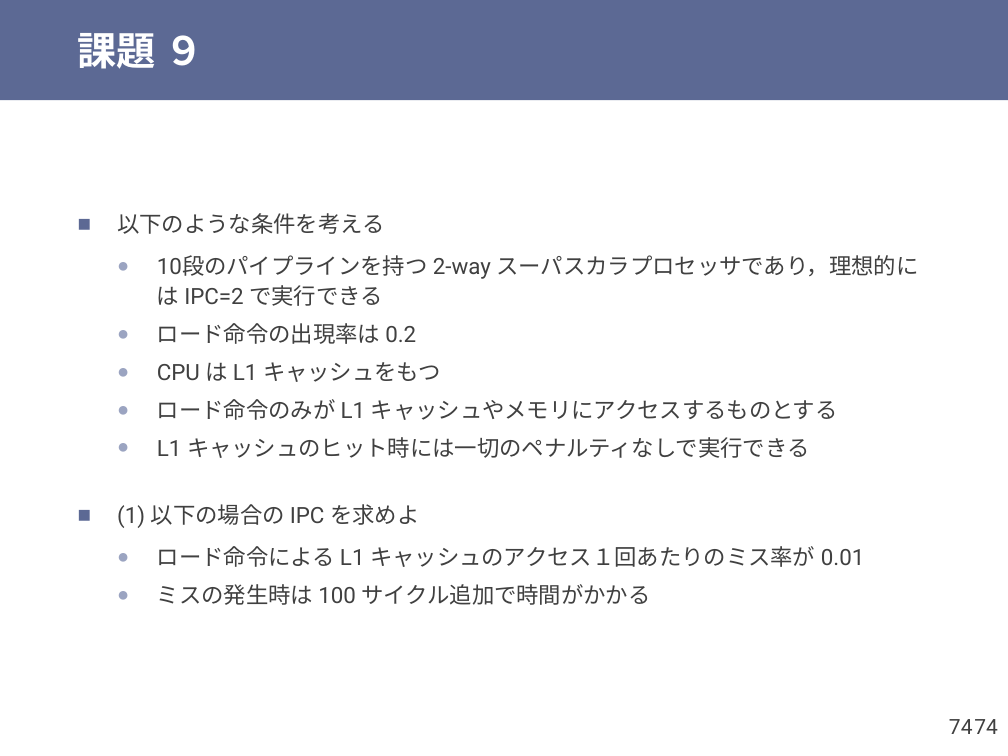
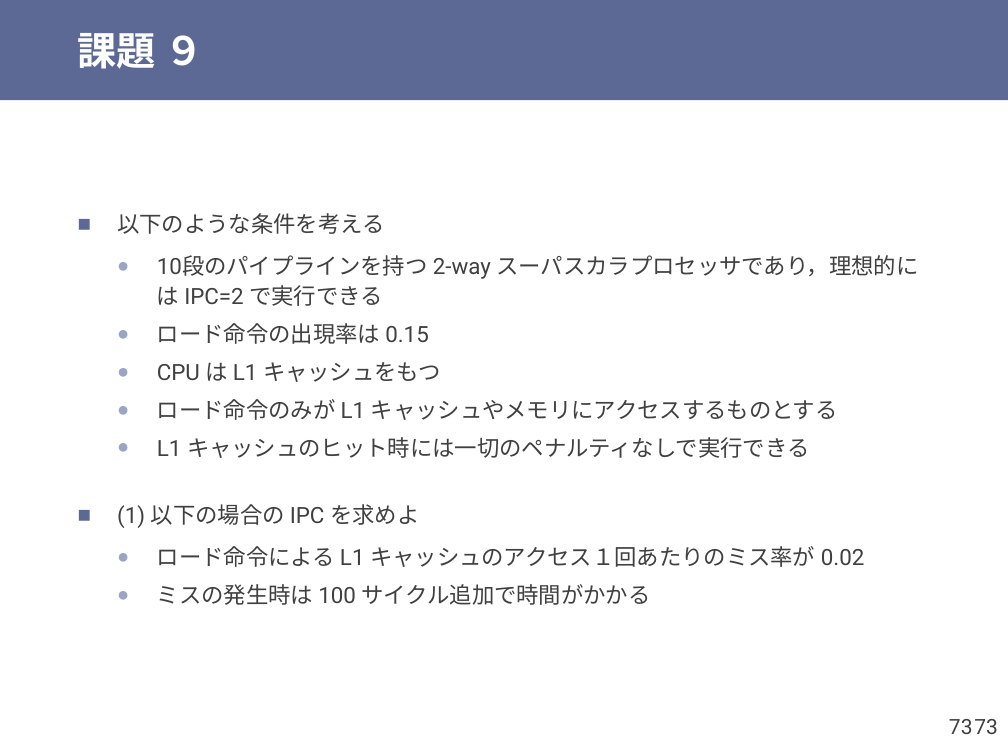
Before and after one commit to shioyadan/otya-computer-architecture-i, a slide deck: slide 73 of cai-shioya-09.pptx (slide 74 before the commit). Drawn at 1008x756 pixels with LibreOffice and Linux fonts; fonts in the diff are those of the drawing. Boxes give left, top, right and bottom in pixels: in the first picture for what was removed or moved away, otherwise in the second. Text is boxed around its words. In the diff, an @@ line names an element or a change of style, - is before the commit and + after.

```diff
--- a/cai-shioya-09.pptx
+++ b/cai-shioya-09.pptx
@@ text at (x1=157, y1=323, x2=429, y2=344): text changed @@
-  ● ロード命令の出現率は 0.2
+  ● ロード命令の出現率は 0.15
@@ text at (x1=157, y1=546, x2=865, y2=567): text changed @@
-  ● ロード命令による L1 キャッシュのアクセス１回あたりのミス率が 0.01
+  ● ロード命令による L1 キャッシュのアクセス１回あたりのミス率が 0.02
@@ page number at (x1=949, y1=719, x2=973, y2=734): text changed @@
-74
+73
@@ page number at (x1=974, y1=719, x2=998, y2=734): text changed @@
-74
+73
```
Also in this commit, not shown: 22 other slides changed, 1 slide added, 9 slides removed, 1 other file.
